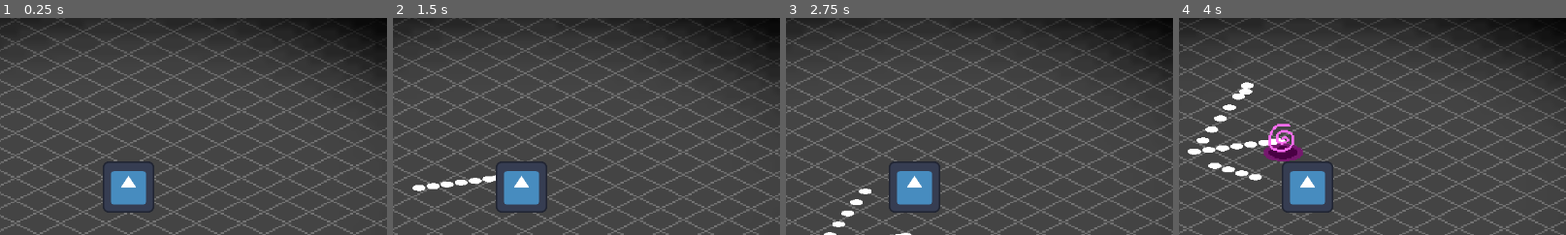
Above: before the commit, frames 1-4 (left to right).
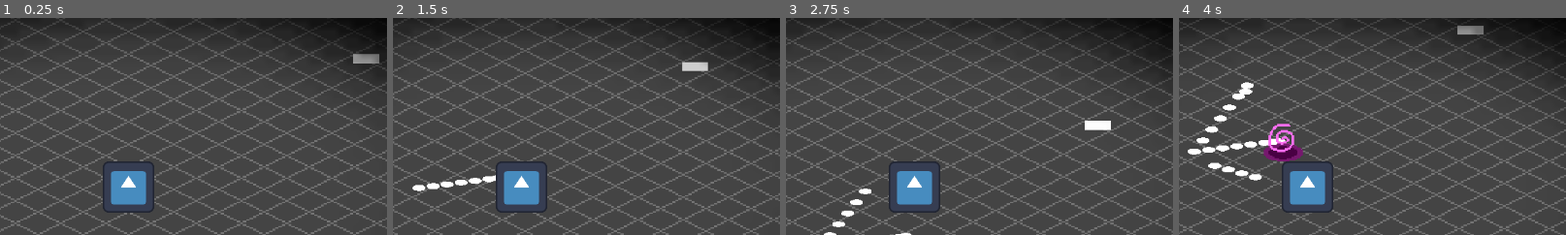
Above: after the commit, the same moments.

Repository: kedrickfudala/NecromancerGame
Game: Godot game, scene res://level.tscn
Same seed, same stepped clock (60 frames per second), same inputs: the game is played once before the commit and once after it. The engine's default icon, where the game draws it, is replaced by a stand-in: a white triangle on a blue panel in a dark square.
Inputs (mouse positions are % of the whole screen's width and height, from its top left):
- Up to frame 1 (0.25 s): no input
- Up to frame 2 (1.5 s): move the mouse to (72, 45) at 0.52 s; press the mouse at (72, 45) at 0.53 s; move the mouse to (30, 55) at 1.27 s; release the mouse at (30, 55) at 1.28 s; click (30, 55) at 1.35 s
- Up to frame 3 (2.75 s): move the mouse to (60, 28) at 2.02 s; press the mouse at (60, 28) at 2.03 s
- Up to frame 4 (4 s): move the mouse to (45, 70) at 2.77 s; release the mouse at (45, 70) at 2.78 s; click (45, 70) at 2.85 s; move the mouse to (80, 65) at 3.52 s; press the mouse at (80, 65) at 3.53 s
The pictures show only the part of the screen within x 33-83%, y 11-61%; the shares and areas given below are measured in that part.

The runs differ from the first frame. In frame 1, 0.3% of the frame differs, in the area x 91-98%, y 16-21%; in frame 2, 0.3%; in frame 3, 0.3%; in frame 4, 0.3%.

Commit message:
basicDoor

Diff:
--- /dev/null
+++ b/door.gd
@@ -0,0 +1,8 @@
+extends Area2D
+
+@onready var player = get_tree().get_root().get_node("MainScene/Player")
+
+func _process(delta):
+	if global_position.distance_to(player.global_position) < 100 and player.souls >= 10:
+		print("You win!")
+		get_tree().paused = true
--- /dev/null
+++ b/door.tscn
@@ -0,0 +1,13 @@
+[gd_scene load_steps=3 format=3 uid="uid://1tojn2hv2bg2"]
+
+[ext_resource type="Script" path="res://door.gd" id="1_ji616"]
+
+[sub_resource type="CanvasTexture" id="CanvasTexture_8h62k"]
+
+[node name="door" type="Area2D"]
+script = ExtResource("1_ji616")
+
+[node name="Sprite2D" type="Sprite2D" parent="."]
+position = Vector2(31.75, 10.75)
+scale = Vector2(64.5, 22.5)
+texture = SubResource("CanvasTexture_8h62k")
--- a/level.tscn
+++ b/level.tscn
@@ -7,6 +7,7 @@
 [ext_resource type="Texture2D" uid="uid://om73ajmuodmk" path="res://floor.png" id="5_t8tck"]
 [ext_resource type="Texture2D" uid="uid://djv0cy05wad5b" path="res://wall2.png" id="6_7rv6x"]
 [ext_resource type="PackedScene" uid="uid://ds7rgdgdqyoxo" path="res://enemy_spawner.tscn" id="7_468p4"]
+[ext_resource type="PackedScene" uid="uid://1tojn2hv2bg2" path="res://door.tscn" id="8_cejq1"]
 
 [sub_resource type="TileSetAtlasSource" id="TileSetAtlasSource_3hpxv"]
 texture = ExtResource("3_f7ljh")
@@ -73,3 +74,6 @@
 
 [node name="enemySpawner" parent="." instance=ExtResource("7_468p4")]
 position = Vector2(-431, 141)
+
+[node name="door" parent="." instance=ExtResource("8_cejq1")]
+position = Vector2(557, -329)
Not shown: 1 places in level.tscn that only renumber resources
